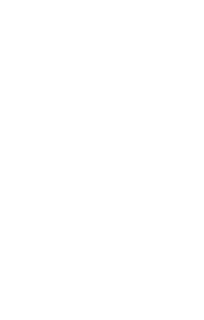
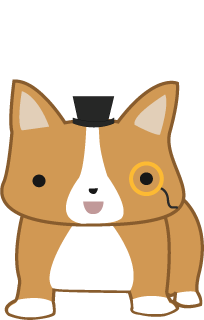
Before/after of a 204 x 320 layered artwork. What changed in the layer stack:
added layer "Vector Smart Object" (2nd of 2) above "Layer 1" over box(0, 79, 204, 320)
